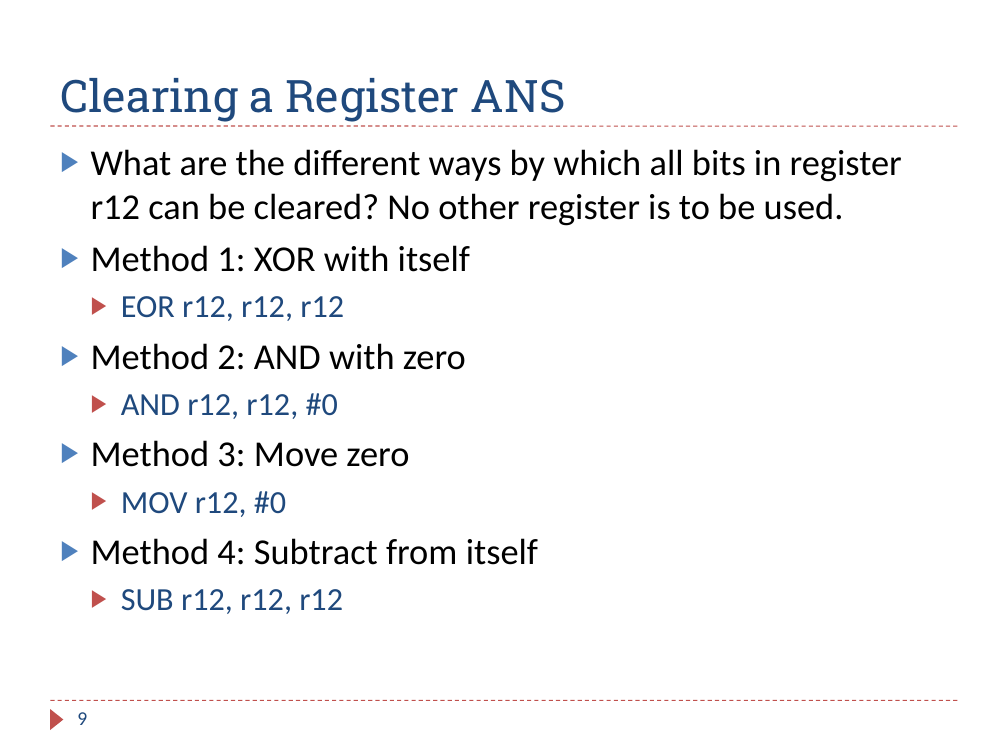
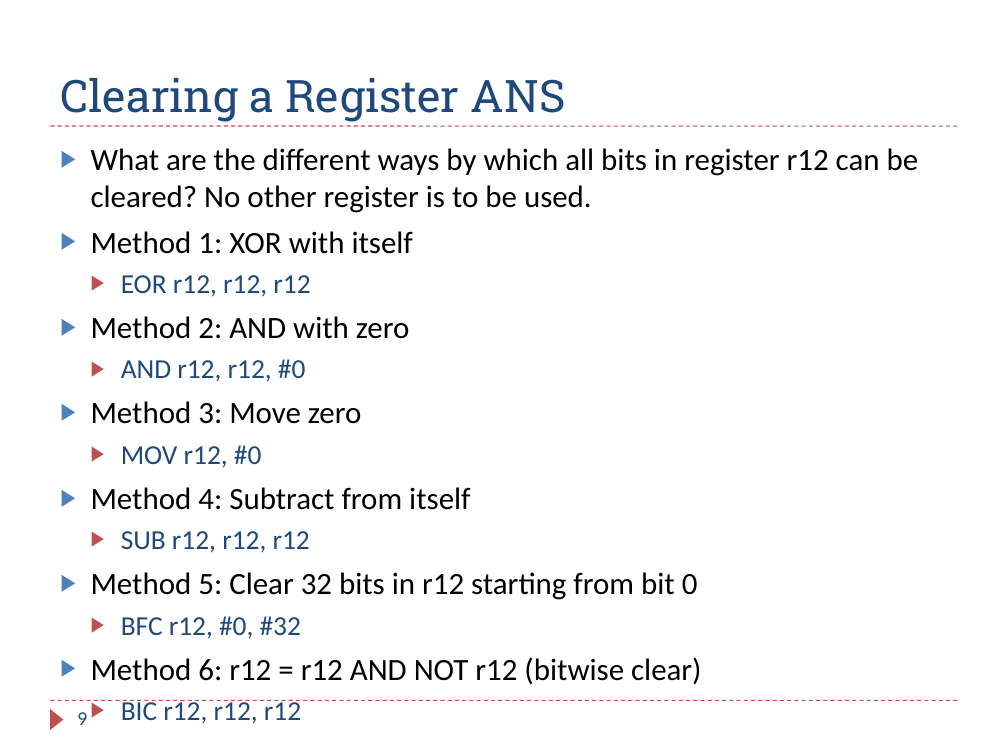
Before and after one commit to guhofstra/CSC111Fa25, a slide deck: slide 9 of PPTs/Ch4_ARM_Arithmetic_Logic_Exercises_ANS.pptx. Drawn at 1008x756 pixels with LibreOffice and Linux fonts; fonts in the diff are those of the drawing. Boxes give left, top, right and bottom in pixels: in the first picture for what was removed or moved away, otherwise in the second. Text is boxed around its words. In the diff, an @@ line names an element or a change of style, - is before the commit and + after.

```diff
--- a/PPTs/Ch4_ARM_Arithmetic_Logic_Exercises_ANS.pptx
+++ b/PPTs/Ch4_ARM_Arithmetic_Logic_Exercises_ANS.pptx
@@ text at bbox=[91, 148, 919, 553]: size 26 to 22.1 pt in "What are the different ways by which ...", "Method 1: XOR with itself", "Method 2: AND with zero", "Method 3: Move zero" and 1 more places; size 23 to 19.6 pt in "EOR r12, r12, r12", "AND r12, r12, #0", "MOV r12, #0", "SUB r12, r12, r12" @@
@@ text at bbox=[91, 572, 701, 684]: paragraphs added @@
+▶ Method 5: Clear 32 bits in r12 starting from bit 0
+  ▶ BFC r12, #0, #32
+▶ Method 6: r12 = r12 AND NOT r12 (bitwise clear)
+  ▶ BIC r12, r12, r12
```
Also in this commit, not shown: 1 other file.
